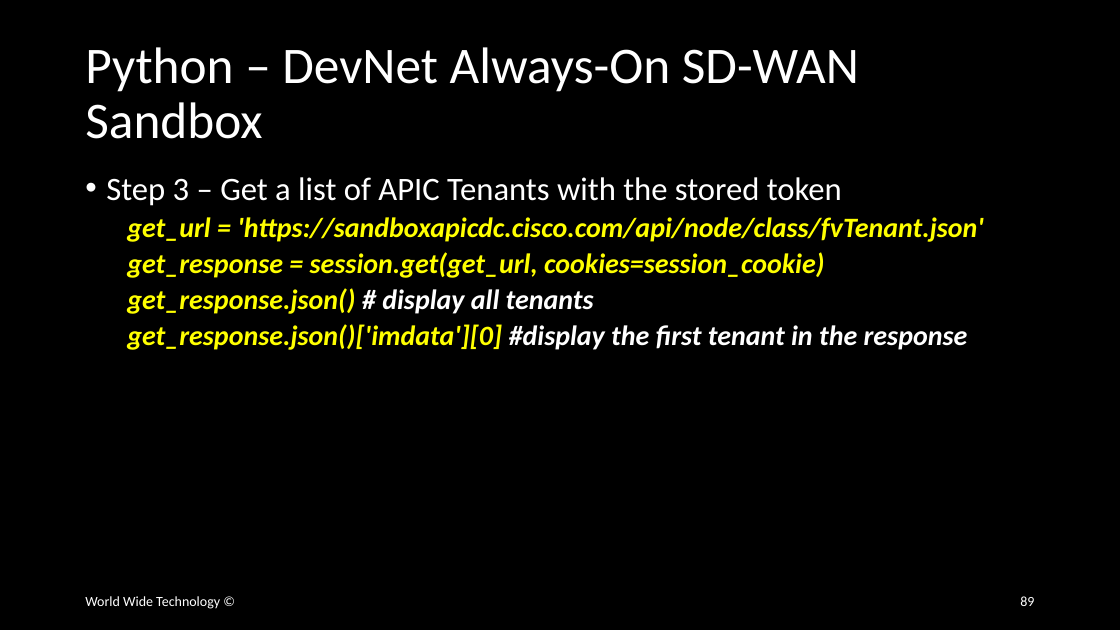
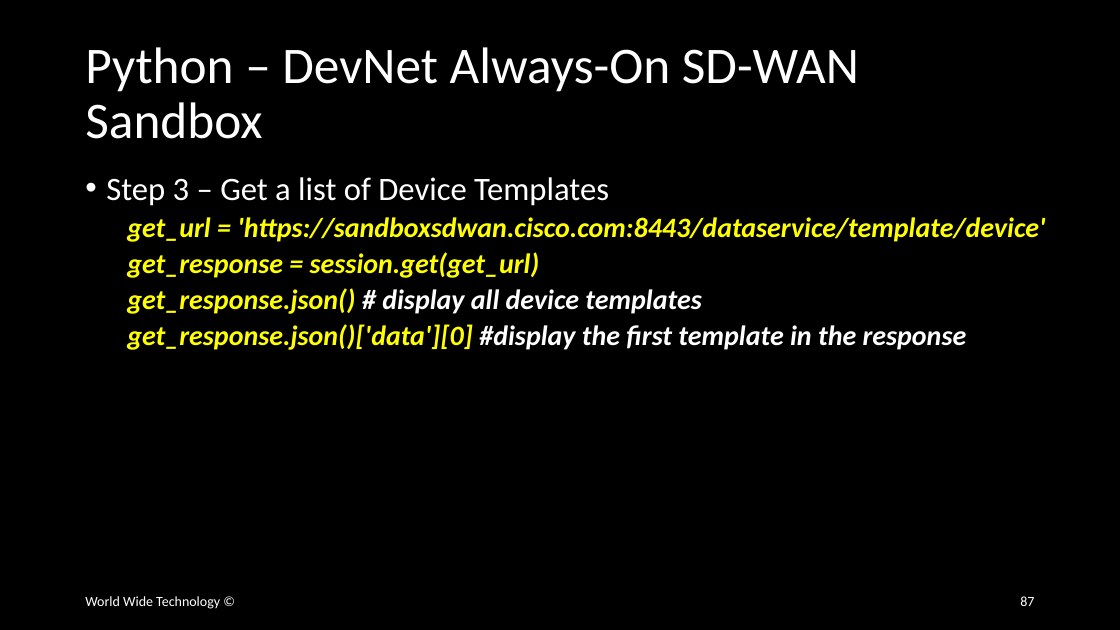
Before and after one commit to wwt/curl-requests-foundations, a slide deck: slide 87 of curl-requests-foundations.pptx (slide 89 before the commit). Drawn at 1120x630 pixels with LibreOffice and Linux fonts; fonts in the diff are those of the drawing. Boxes give left, top, right and bottom in pixels: in the first picture for what was removed or moved away, otherwise in the second. Text is boxed around its words. In the diff, an @@ line names an element or a change of style, - is before the commit and + after.

Commit message:
Added Meraki SD-WAN Python commands

```diff
--- a/curl-requests-foundations.pptx
+++ b/curl-requests-foundations.pptx
@@ text at (x1=106, y1=177, x2=1045, y2=350): text changed @@
-• Step 3 – Get a list of APIC Tenants with the stored token
-  get_url = 'https://sandboxapicdc.cisco.com/api/node/class/fvTenant.json'
-  get_response = session.get(get_url, cookies=session_cookie)
-  get_response.json() # display all tenants
-  get_response.json()['imdata'][0] #display the first tenant in the response
+• Step 3 – Get a list of Device Templates
+  get_url = 'https://sandboxsdwan.cisco.com:8443/dataservice/template/device'
+  get_response = session.get(get_url)
+  get_response.json() # display all device templates
+  get_response.json()['data'][0] #display the first template in the response
@@ page number at (x1=1020, y1=596, x2=1034, y2=606): text changed @@
-89
+87
```
Also in this commit, not shown: 8 other slides changed, 1 slide removed.
